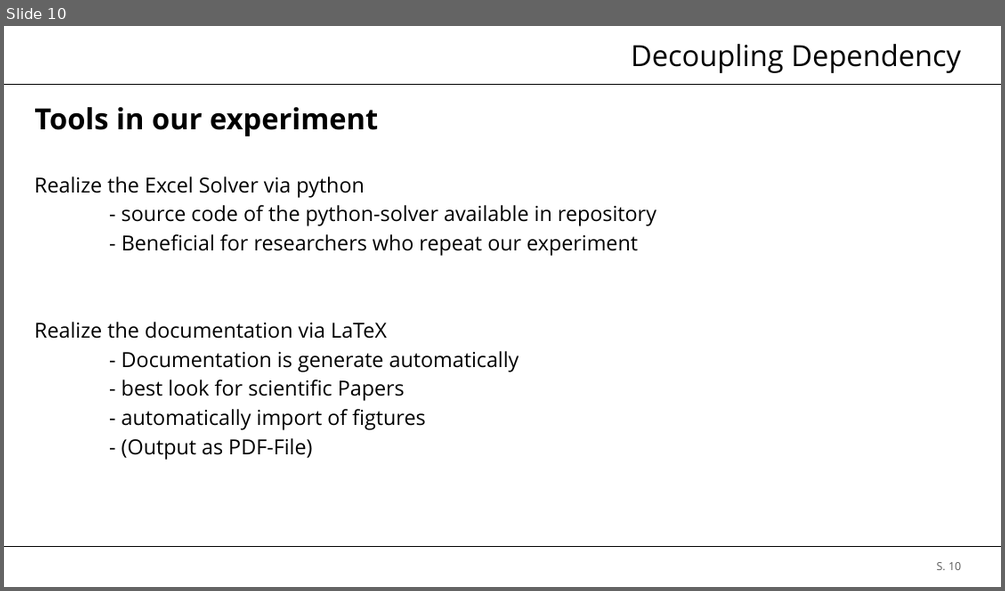
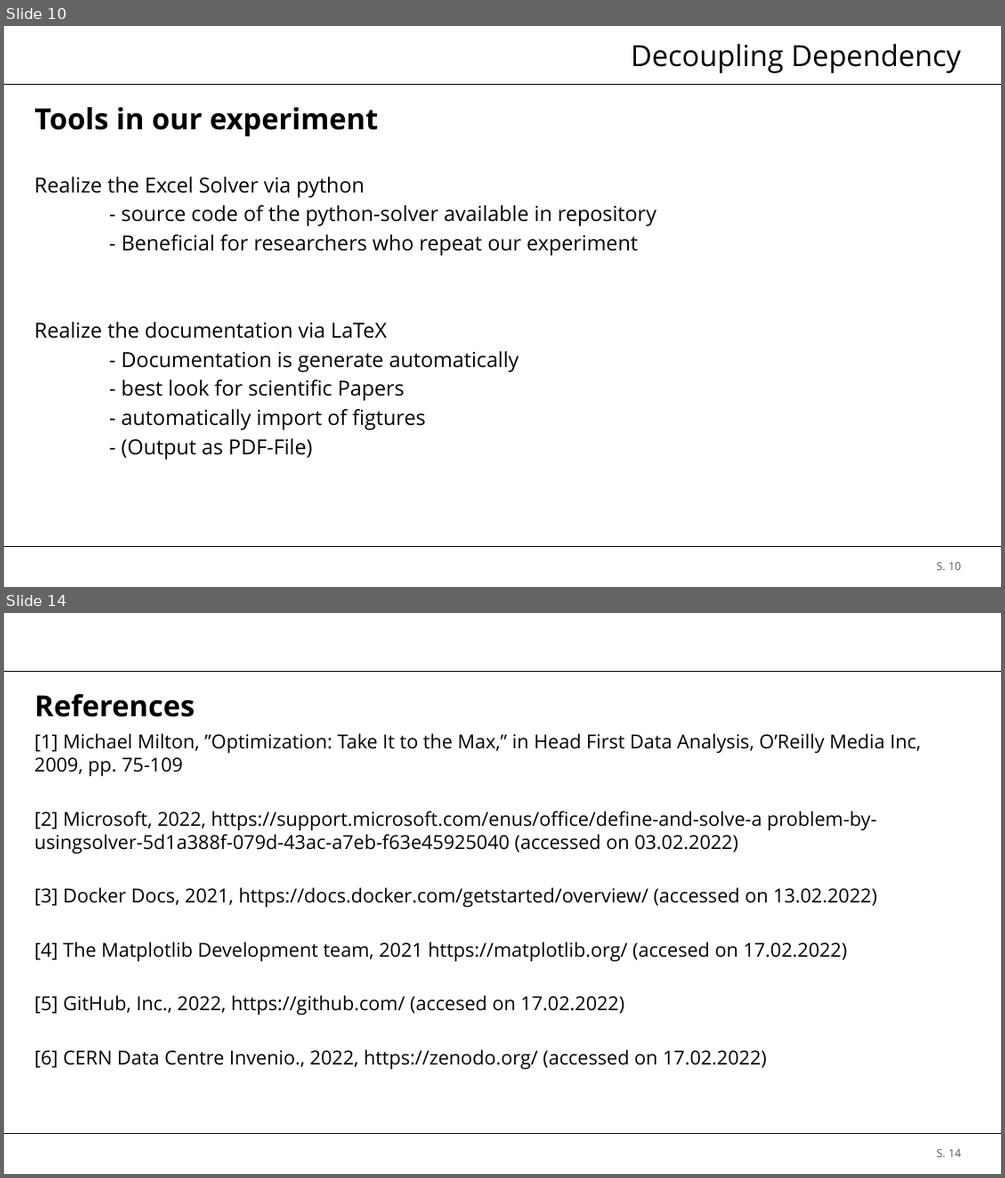
Before and after one commit to brt30696/REPRO_Rraesentation, a slide deck: Präsentation.pptx. Shown one above the other, each under a label of ours: slide 10 before the commit, slides 10 and 14 after it; the slides between them are not shown. The pictures are 1005x591 and 1005x1178 pixels, drawn with LibreOffice and Linux fonts; fonts in the diff are those of the drawing; background and template pictures are left out. Boxes give left, top, right and bottom in pixels: in the first picture for what was removed or moved away, otherwise in the second. Text is boxed around its words. In the diff, an @@ line names an element or a change of style, - is before the commit and + after.

```diff
--- a/Präsentation.pptx
+++ b/Präsentation.pptx
@@ slide 14 added at (4, 613, 1001, 1174), background #FFFFFF; not listed: 2 template elements that a slide beside it also shows @@
@@ text added at (34, 694, 194, 717), 21 pt, text #000000, bold @@
+References
@@ text added at (34, 733, 921, 1070), 13.9 pt, text #000000 @@
+[1] Michael Milton, ”Optimization: Take It to the Max,” in Head First Data Analysis, O’Reilly Media Inc, 2009, pp. 75-109
+[2] Microsoft, 2022, https://support.microsoft.com/enus/office/define-and-solve-a problem-by-usingsolver-5d1a388f-079d-43ac-a7eb-f63e45925040 (accessed on 03.02.2022)
+[3] Docker Docs, 2021, https://docs.docker.com/getstarted/overview/ (accessed on 13.02.2022)
+[4] The Matplotlib Development team, 2021 https://matplotlib.org/ (accesed on 17.02.2022)
+[5] GitHub, Inc., 2022, https://github.com/ (accesed on 17.02.2022)
+[6] CERN Data Centre Invenio., 2022, https://zenodo.org/ (accessed on 17.02.2022)
@@ page number added at (937, 1149, 961, 1157), 8 pt, text #595959 @@
+S. 14
```
Also in this commit, not shown: 6 slides changed, 2 other slides added, 2 slides removed.
